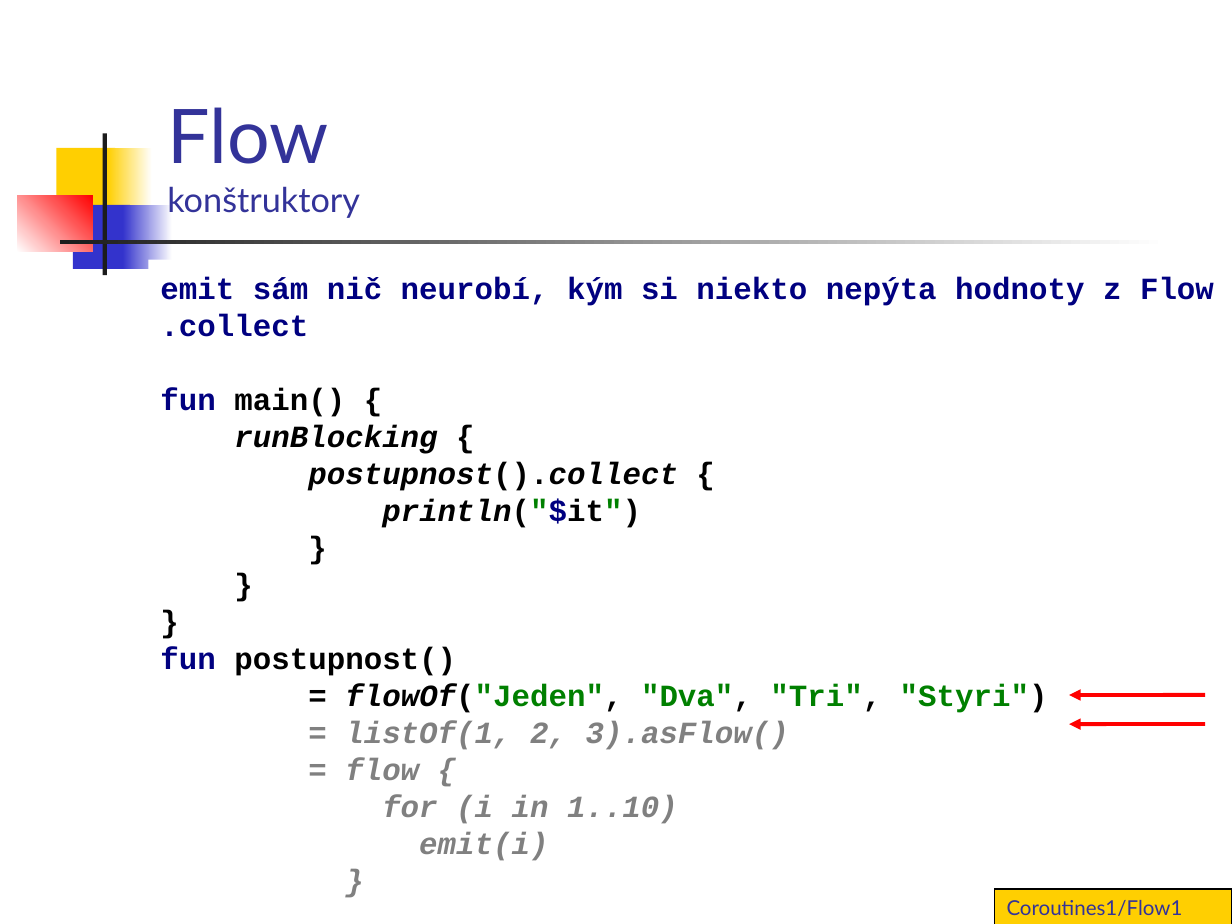
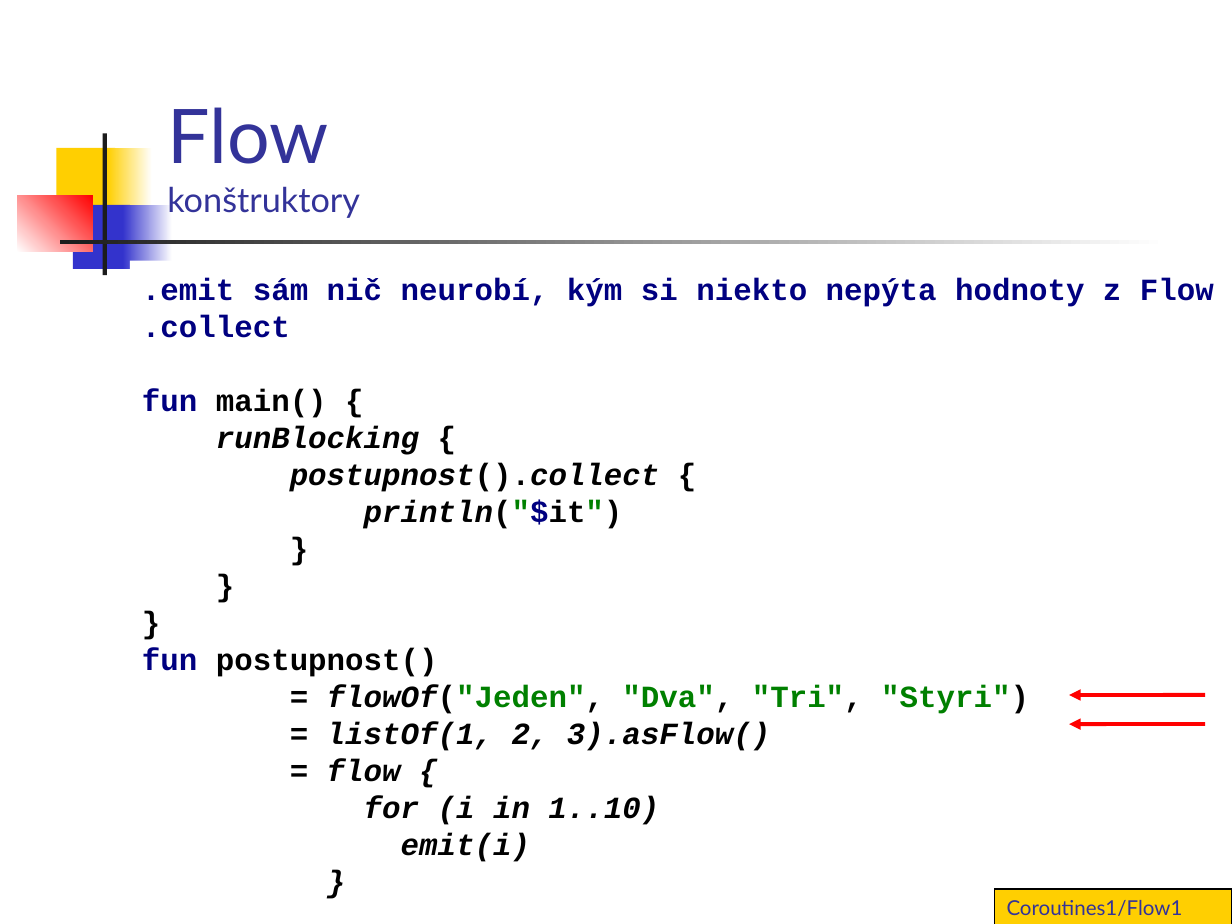
Before and after one commit to vmandro/Prednasky, a slide deck: slide 5 of 10/10B_Android.ppt. Drawn at 1232x924 pixels with LibreOffice and Linux fonts; fonts in the diff are those of the drawing. Boxes give left, top, right and bottom in pixels: in the first picture for what was removed or moved away, otherwise in the second. Text is boxed around its words. In the diff, an @@ line names an element or a change of style, - is before the commit and + after.

Commit message:
jedenasta prednaska

```diff
--- a/10/10B_Android.ppt
+++ b/10/10B_Android.ppt
@@ text ".emit sám nič neurobí, kým ...": place and size @@
-text ".emit sám nič neurobí, kým ..." at bbox=[160, 277, 1214, 861]
+text ".emit sám nič neurobí, kým ..." at bbox=[142, 278, 1214, 862]
@@ text at bbox=[142, 278, 1214, 307]: text changed @@
-emit sám nič neurobí, kým si niekto nepýta hodnoty z Flow
+.emit sám nič neurobí, kým si niekto nepýta hodnoty z Flow
@@ text at bbox=[142, 389, 1029, 862]: text colour #808080 to #000000 in "= listOf(1, 2, 3).asFlow() = flow { ..." @@
```
Also in this commit, not shown: 7 other slides changed, 7 slides added, 3 slides removed, 2 other files.
